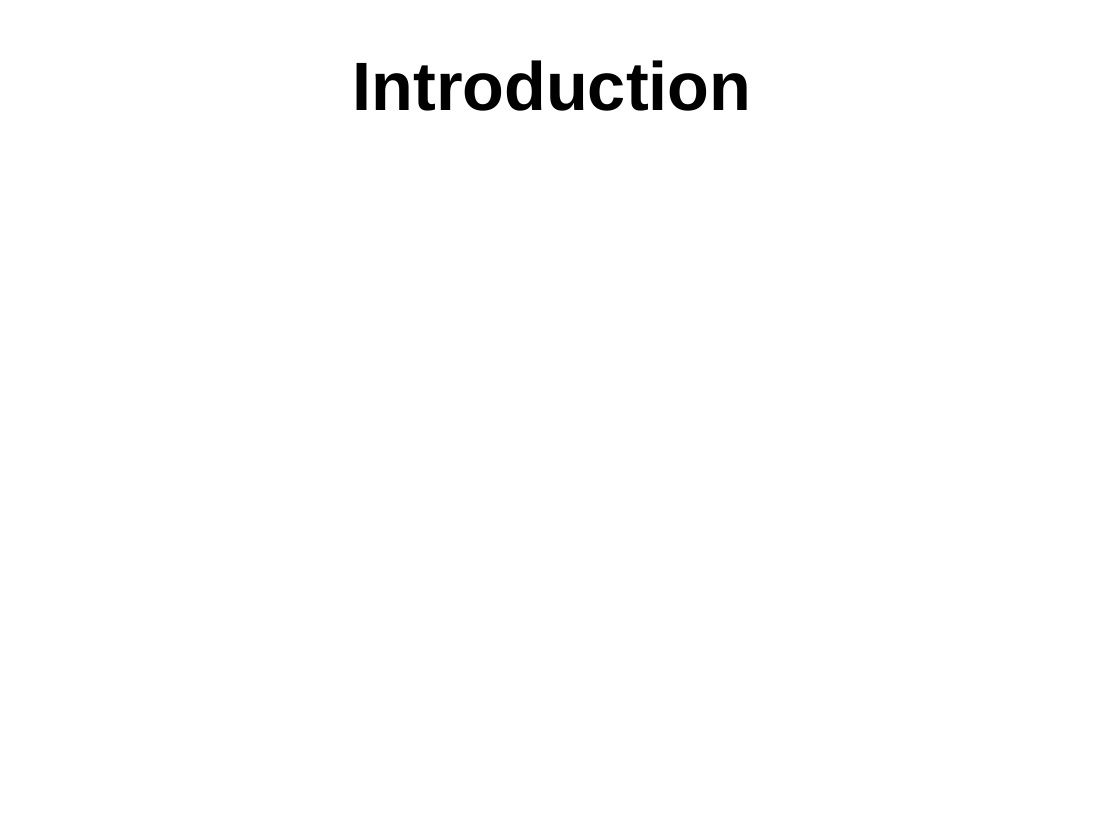
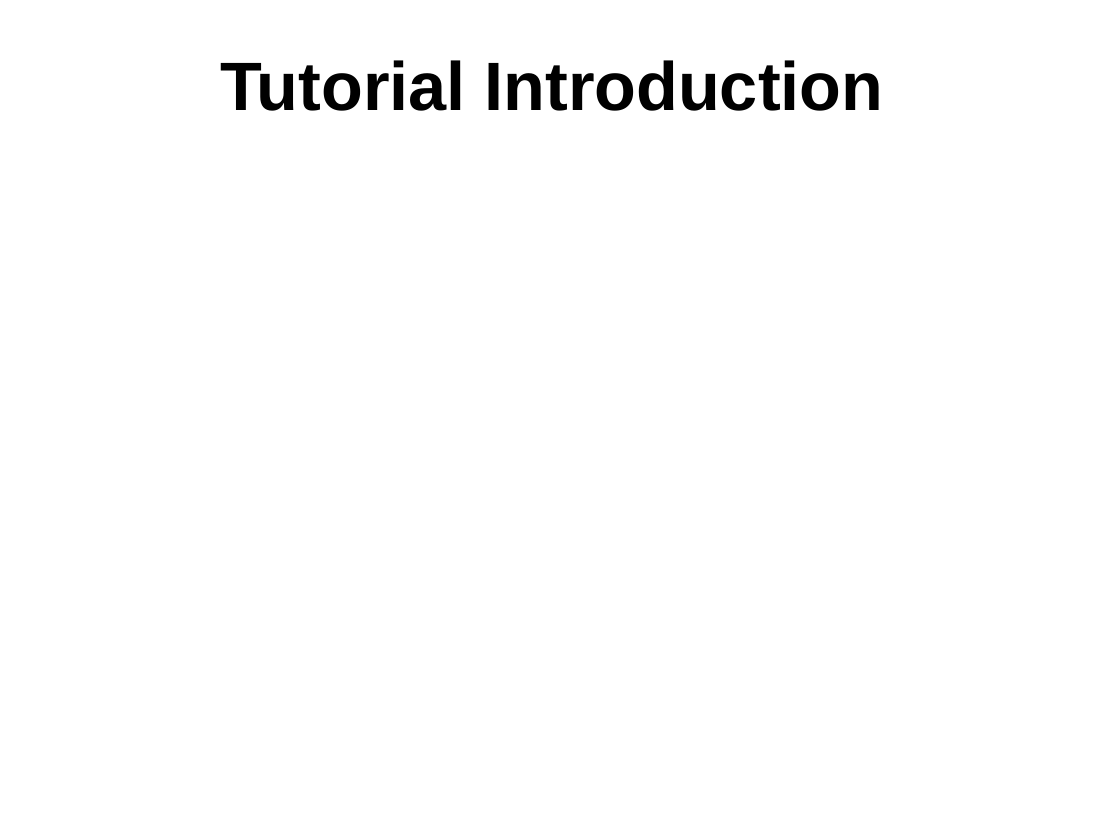
Before and after one commit to sdk21/PLT, a slide deck: slide 6 of Demo/Qlang.pptx (slide 2 before the commit). Drawn at 1120x840 pixels with LibreOffice and Linux fonts; fonts in the diff are those of the drawing; background and template pictures are left out. Boxes give left, top, right and bottom in pixels: in the first picture for what was removed or moved away, otherwise in the second. Text is boxed around its words. In the diff, an @@ line names an element or a change of style, - is before the commit and + after.

```diff
--- a/Demo/Qlang.pptx
+++ b/Demo/Qlang.pptx
@@ title at (x1=220, y1=60, x2=884, y2=111): text changed @@
-Introduction
+Tutorial Introduction
```
Also in this commit, not shown: 1 other slide changed, 7 slides added, 2 slides removed.
